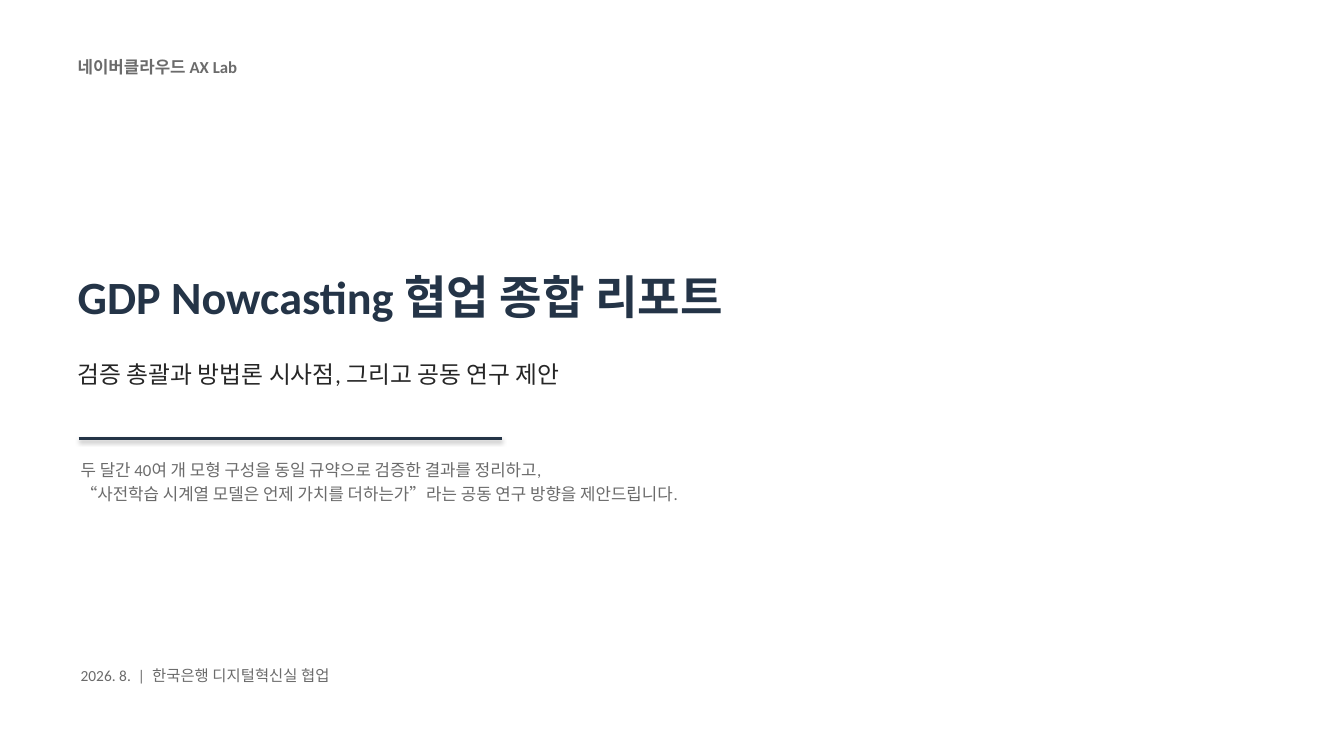
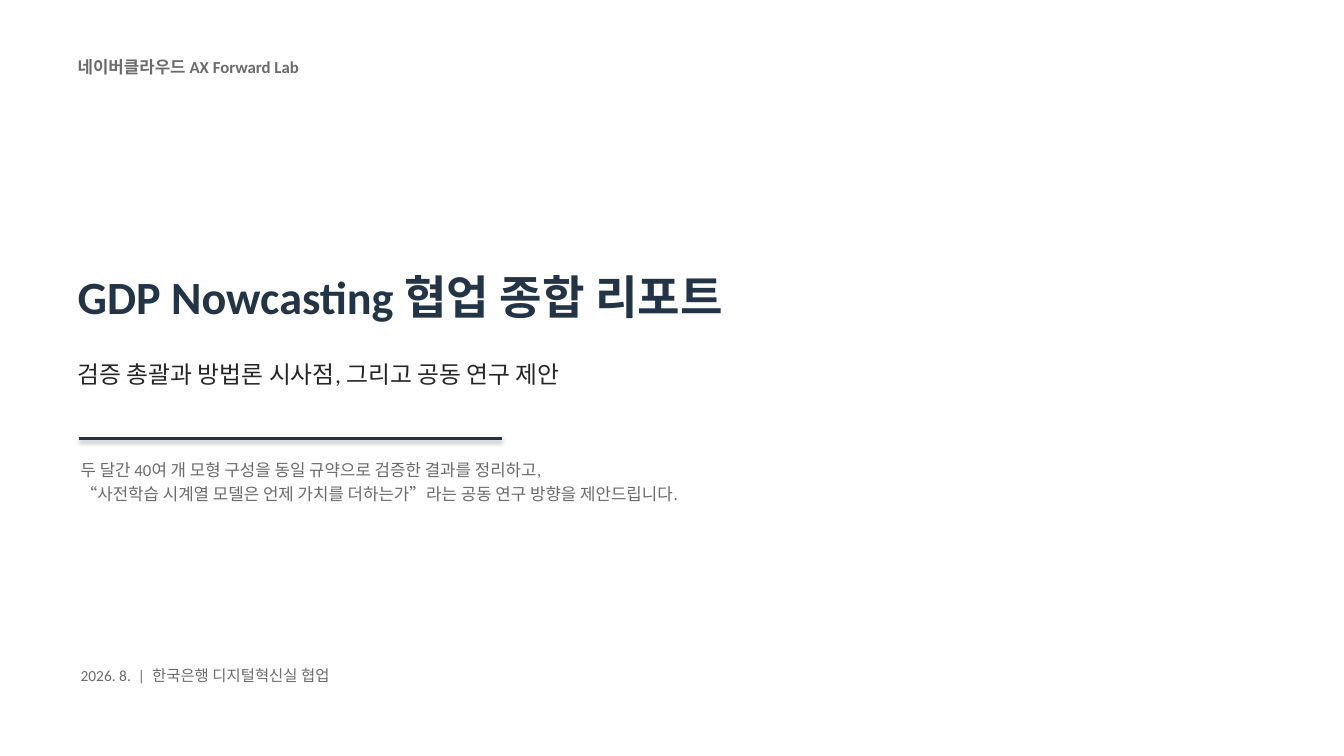
Before and after one commit to shezgone/bistro-lstm, a slide deck: slide 1 of docs/GDP_Nowcasting_종합리포트_한은_2026-08-10.pptx. Drawn at 1344x756 pixels with LibreOffice and Linux fonts; fonts in the diff are those of the drawing. Boxes give left, top, right and bottom in pixels: in the first picture for what was removed or moved away, otherwise in the second. Text is boxed around its words. In the diff, an @@ line names an element or a change of style, - is before the commit and + after.

```diff
--- a/docs/GDP_Nowcasting_종합리포트_한은_2026-08-10.pptx
+++ b/docs/GDP_Nowcasting_종합리포트_한은_2026-08-10.pptx
@@ text at <box>78,59,298,75</box>: text changed @@
-네이버클라우드 AX Lab
+네이버클라우드 AX Forward Lab
```
Also in this commit, not shown: 4 other slides changed, 4 other files.
